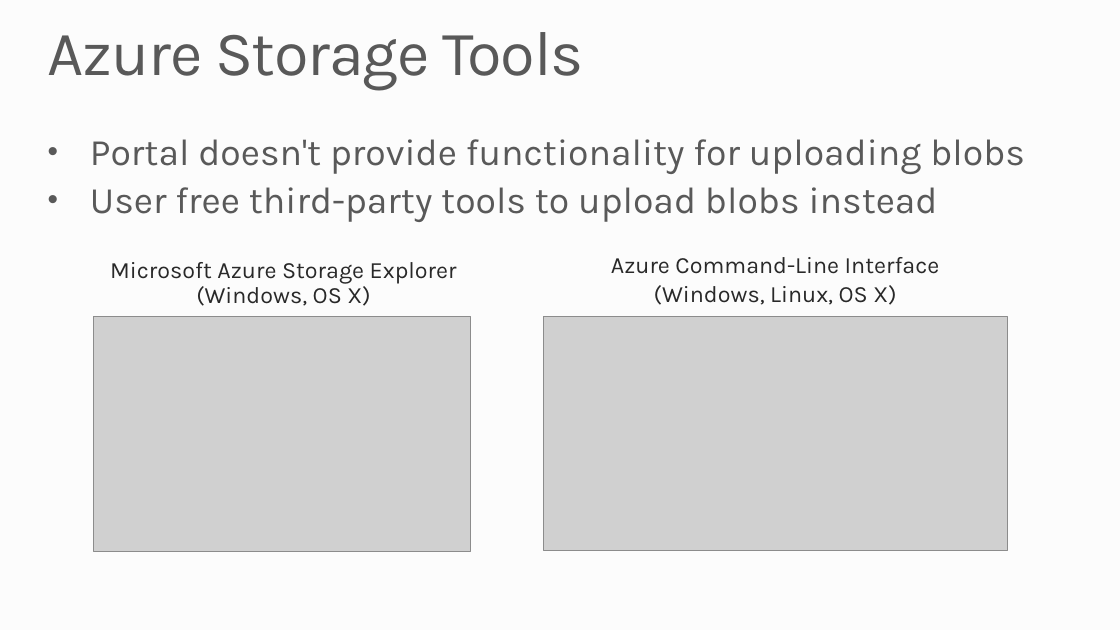
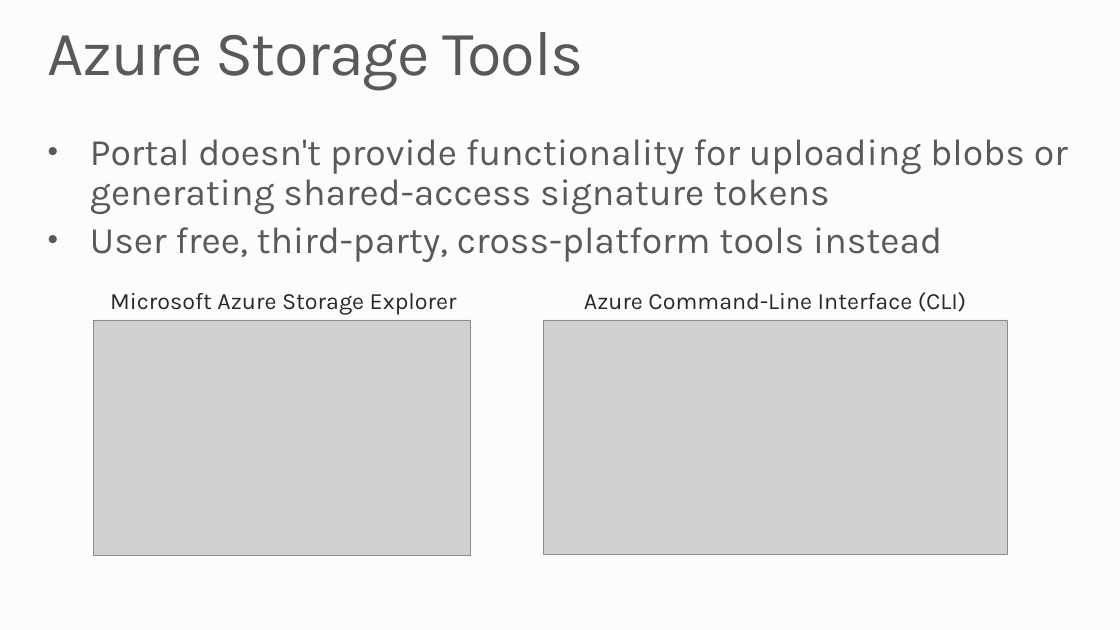
Before and after one commit to MSRConnections/Azure-training-course, a slide deck: slide 8 of Content/Storage/Azure Storage.pptx (slide 7 before the commit). Drawn at 1120x630 pixels with LibreOffice and Linux fonts; fonts in the diff are those of the drawing; grey boxes stand for pictures; background and template pictures are left out. Boxes give left, top, right and bottom in pixels: in the first picture for what was removed or moved away, otherwise in the second. Text is boxed around its words. In the diff, an @@ line names an element or a change of style, - is before the commit and + after.

Commit message:
Storage Updates

```diff
--- a/Content/Storage/Azure Storage.pptx
+++ b/Content/Storage/Azure Storage.pptx
@@ text at (90,139,1068,262): text changed @@
-• Portal doesn't provide functionality for uploading blobs
-• User free third-party tools to upload blobs instead
+• Portal doesn't provide functionality for uploading blobs or generating shared-access signature tokens
+• User free, third-party, cross-platform tools instead
@@ text at (110,293,457,314): text changed @@
-Microsoft Azure Storage Explorer (Windows, OS X)
+Microsoft Azure Storage Explorer
@@ text at (584,292,966,312): text changed @@
-Azure Command-Line Interface
-(Windows, Linux, OS X)
+Azure Command-Line Interface (CLI)
@@ picture: place and size @@
-picture at (93,316,471,551)
+picture at (93,320,471,555)
@@ picture: place and size @@
-picture at (544,316,1007,551)
+picture at (544,320,1007,555)
```
Also in this commit, not shown: 3 other slides changed, 1 slide added, 24 other files.
